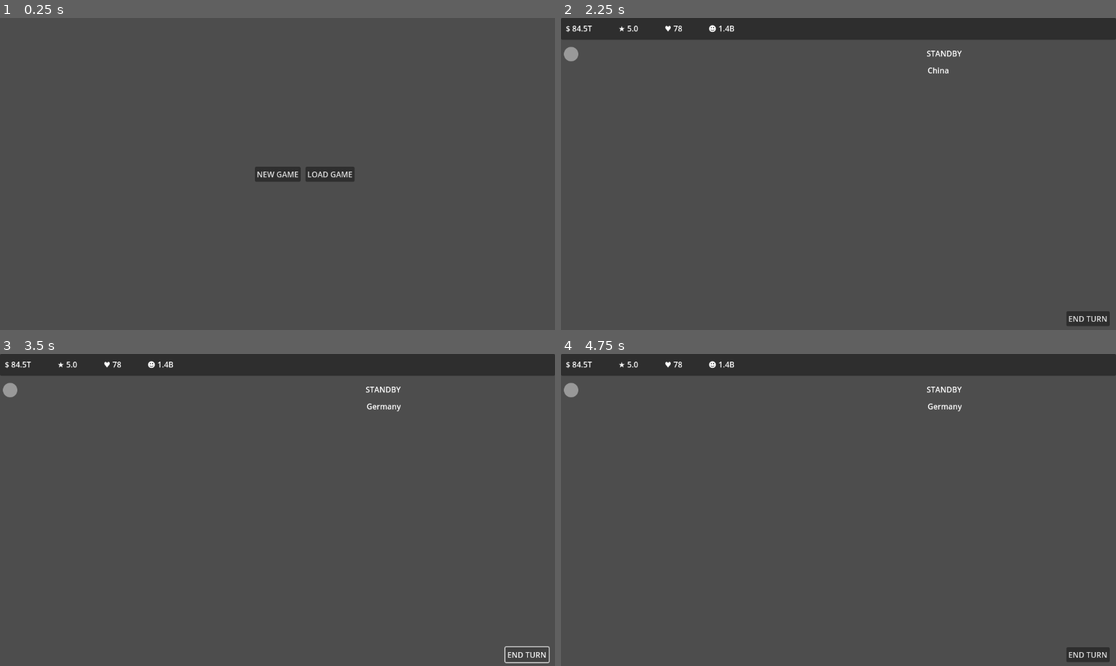
Above: before the commit, frames 1-4 (two rows, left to right).
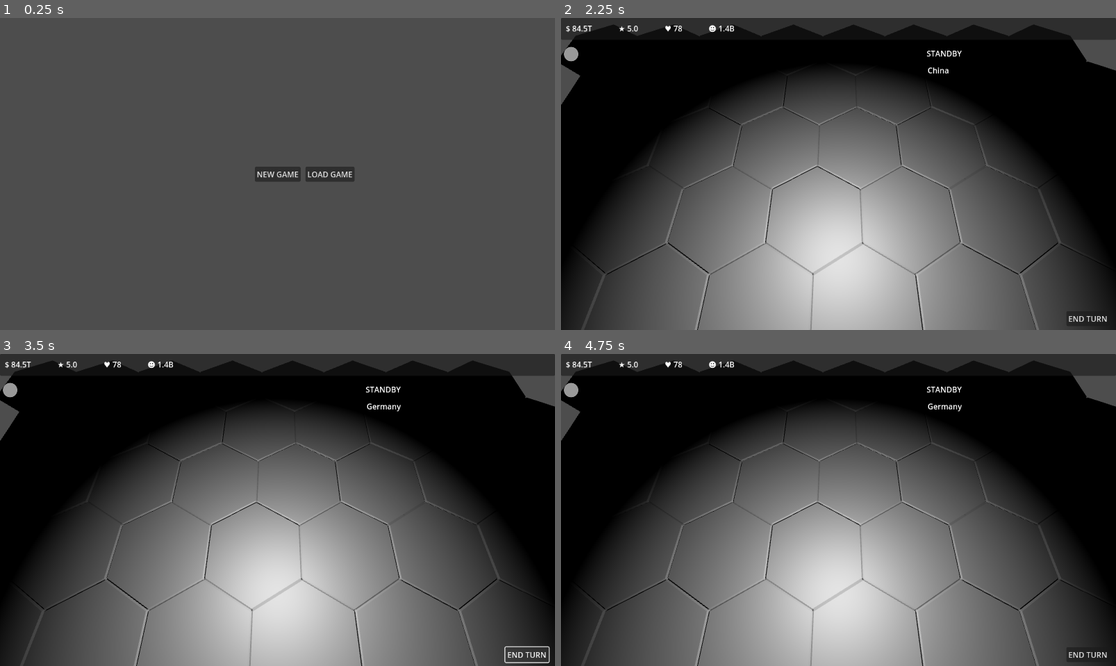
Above: after the commit, the same moments.

Repository: Bigfeta1/Political-Sim
Game: Godot game, scene res://Scenes/main_scene.tscn
Two runs of this game, one before a commit and one after it. Both use one fixed random seed, a clock stepped at 60 frames per second and the inputs below.
Inputs (mouse positions are in pixels of both pictures, inside the frame that each line leads up to):
- Up to frame 1 (0.25 s): no input
- Up to frame 2 (2.25 s): click "NEW GAME" at 0.5 s; click "NEW GAME" at 1.25 s; click "BEGIN" at 2 s
- Up to frame 3 (3.5 s): click "END TURN" at 2.75 s
- Up to frame 4 (4.75 s): click (572, 391) at 3.5 s; click "X" at 4.25 s

The runs differ from the first frame. In frame 2, 74% of the frame differs, in the area x 0-100%, y 2-100%; in frame 3, 74%; in frame 4, 74%.

Commit message:
map construction

Diff:
--- /dev/null
+++ b/Scenes/ConfigureRound/map_constructor.tscn
@@ -0,0 +1,10 @@
+[gd_scene load_steps=3 format=3 uid="uid://co8e2b6fvyafd"]
+
+[ext_resource type="Script" path="res://Scripts/Map/map_constructor.gd" id="1_map"]
+[ext_resource type="Script" path="res://Scripts/Map/tile_factory.gd" id="2_factory"]
+
+[node name="MapConstructor" type="Node"]
+script = ExtResource("1_map")
+
+[node name="TileFactory" type="Node" parent="."]
+script = ExtResource("2_factory")
--- /dev/null
+++ b/Scenes/ConfigureRound/map_graph.tscn
@@ -0,0 +1,6 @@
+[gd_scene load_steps=2 format=3]
+
+[ext_resource type="Script" uid="uid://eoj2i8vf3fp6" path="res://Scripts/Map/map_graph.gd" id="1_graph"]
+
+[node name="MapGraph" type="Node"]
+script = ExtResource("1_graph")
--- a/Scenes/ConfigureRound/round_configurator_logic.tscn
+++ b/Scenes/ConfigureRound/round_configurator_logic.tscn
@@ -7,6 +7,8 @@
 [ext_resource type="Script" uid="uid://b7mp135tu8sn7" path="res://Scripts/Logic/RoundConfigurator/create_player_country_step.gd" id="4_step"]
 [ext_resource type="Script" path="res://Scripts/Logic/RoundConfigurator/set_turn_order_step.gd" id="6_step"]
 [ext_resource type="Script" path="res://Scripts/Logic/RoundConfigurator/restore_saved_state_step.gd" id="7_step"]
+[ext_resource type="Script" path="res://Scripts/Logic/RoundConfigurator/create_map_constructor_step.gd" id="8_step"]
+[ext_resource type="Script" path="res://Scripts/Logic/RoundConfigurator/create_map_graph_step.gd" id="9_step"]
 
 [node name="RoundConfigurator" type="Node"]
 script = ExtResource("1_configurator")
@@ -23,6 +25,12 @@
 [node name="CreatePlayers" type="Node" parent="."]
 script = ExtResource("2_dqtf1")
 
+[node name="CreateMapGraph" type="Node" parent="."]
+script = ExtResource("9_step")
+
+[node name="CreateMapConstructor" type="Node" parent="."]
+script = ExtResource("8_step")
+
 [node name="SetTurnOrder" type="Node" parent="."]
 script = ExtResource("6_step")
 
--- a/Scenes/country.tscn
+++ b/Scenes/country.tscn
@@ -81,7 +81,7 @@
 
 [node name="Production" type="Node" parent="Parameters"]
 
-[node name="Factions" type="Node" parent="Parameters"]
+[node name="Legal" type="Node" parent="Parameters"]
 
+[connection signal="mortality_changed" from="Parameters/Population/Mortality" to="Parameters/Population/Count" method="_on_mortality_changed"]
 [connection signal="mortality_changed" from="Parameters/Population/Mortality" to="Parameters/Population/LifeExpectancy" method="_on_mortality_changed"]
-[connection signal="mortality_changed" from="Parameters/Population/Mortality" to="Parameters/Population/Count" method="_on_mortality_changed"]
--- a/Scenes/main_scene.tscn
+++ b/Scenes/main_scene.tscn
@@ -1,7 +1,8 @@
-[gd_scene load_steps=4 format=3 uid="uid://bb5m6fn8raaa5"]
+[gd_scene load_steps=5 format=3 uid="uid://bb5m6fn8raaa5"]
 
 [ext_resource type="Script" uid="uid://cngo4qtjt0spd" path="res://Scripts/MainScene/main_scene.gd" id="1_x6ack"]
 [ext_resource type="Script" uid="uid://vqyt2am72j8j" path="res://Scripts/Logic/state_router.gd" id="3_b48ew"]
+[ext_resource type="Script" uid="uid://kaps7gs0vwpk" path="res://Scripts/3D/3d.gd" id="4_iacmt"]
 [ext_resource type="Script" uid="uid://b8ssa1l3bgxb4" path="res://Scripts/MainScene/logic.gd" id="4_logic"]
 
 [node name="MainScene" type="Node"]
@@ -21,4 +22,16 @@
 grow_horizontal = 2
 grow_vertical = 2
 
-[node name="Node3D" type="Node3D" parent="."]
+[node name="3D" type="Node3D" parent="."]
+script = ExtResource("4_iacmt")
+
+[node name="Camera3D" type="Camera3D" parent="3D"]
+transform = Transform3D(1, 0, 0, 0, 0.38268343, 0.9238795, 0, -0.9238795, 0.38268343, 0, 3.8704584, 0)
+
+[node name="Lighting" type="Node3D" parent="3D/Camera3D"]
+transform = Transform3D(1, 0, 0, 0, 0.38268346, -0.9238795, 0, 0.92387956, 0.38268346, 0, -1.4811604, -3.5758374)
+
+[node name="OmniLight3D" type="OmniLight3D" parent="3D/Camera3D/Lighting"]
+transform = Transform3D(1, 0, 0, 0, 1, 0, 0, 0, 1, 0, 1.4070206, 0)
+
+[node name="HexTileGrid" type="Node3D" parent="3D"]
--- /dev/null
+++ b/Scripts/3D/3d.gd
@@ -0,0 +1,16 @@
+extends Node3D
+
+@onready var hex_tile_grid = $HexTileGrid
+@onready var camera = $Camera3D
+
+func get_tile_bounds() -> Rect2:
+	var tiles = hex_tile_grid.get_children()
+	var bounds = Rect2(to_ground(tiles[0].global_position), Vector2.ZERO)
+
+	for tile in tiles:
+		bounds = bounds.expand(to_ground(tile.global_position))
+
+	return bounds
+
+func to_ground(point: Vector3) -> Vector2:
+	return Vector2(point.x, point.z)
--- a/Scripts/Logic/PlayingRound/menu_state_manager.gd
+++ b/Scripts/Logic/PlayingRound/menu_state_manager.gd
@@ -4,6 +4,7 @@
 enum MenuState {
 	STANDBY,
 	DEMOGRAPHICS,
+
 }
 
 var current_menu_state: MenuState = MenuState.STANDBY
--- a/Scripts/Logic/PlayingRound/playing_round.gd
+++ b/Scripts/Logic/PlayingRound/playing_round.gd
@@ -1,6 +1,8 @@
 extends Node
 
 @onready var event_coordinators = $EventCoordinators
+@onready var input_handler = $Logic/InputHandler
 
-func initialize(country_manager, state_mngr, playing_round_ui):
+func initialize(country_manager, state_mngr, playing_round_ui, three_d):
 	event_coordinators.initialize(country_manager, state_mngr, playing_round_ui)
+	input_handler.initialize(three_d.camera, three_d.get_tile_bounds())
--- a/Scripts/Logic/PlayingRound/playing_round_input.gd
+++ b/Scripts/Logic/PlayingRound/playing_round_input.gd
@@ -1,4 +1,18 @@
 extends Node
+
+const CAMERA_SPEED = 10.0
+
+var camera
+var bounds: Rect2
+var focus_offset: Vector3
+
+func initialize(camera_reference, bounds_reference: Rect2):
+	camera = camera_reference
+	bounds = bounds_reference
+	focus_offset = camera.global_position - find_focus()
+
+func _process(delta: float) -> void:
+	move_camera(delta)
 
 func _unhandled_input(event: InputEvent) -> void:
 	if not (event is InputEventKey and event.pressed and not event.echo):
@@ -11,3 +25,38 @@
 		# Handled first: the state change frees this node, so the viewport is gone afterwards.
 		get_viewport().set_input_as_handled()
 		GameState.state_change_requested.emit(GameState.State.MAIN_MENU)
+
+#region Camera
+func move_camera(delta: float) -> void:
+	var direction = read_direction()
+	if direction == Vector3.ZERO:
+		return
+
+	var focus = camera.global_position - focus_offset + direction * CAMERA_SPEED * delta
+	focus.x = clampf(focus.x, bounds.position.x, bounds.end.x)
+	focus.z = clampf(focus.z, bounds.position.y, bounds.end.y)
+
+	camera.global_position = focus + focus_offset
+
+func read_direction() -> Vector3:
+	var forward = flatten(-camera.global_basis.z)
+	var right = flatten(camera.global_basis.x)
+	var direction = Vector3.ZERO
+
+	if Input.is_key_pressed(KEY_W):
+		direction += forward
+	if Input.is_key_pressed(KEY_S):
+		direction -= forward
+	if Input.is_key_pressed(KEY_D):
+		direction += right
+	if Input.is_key_pressed(KEY_A):
+		direction -= right
+
+	return direction.normalized()
+
+func flatten(vector: Vector3) -> Vector3:
+	return Vector3(vector.x, 0.0, vector.z).normalized()
+
+func find_focus() -> Vector3:
+	return Plane(Vector3.UP, 0.0).intersects_ray(camera.global_position, -camera.global_basis.z)
+#endregion
--- /dev/null
+++ b/Scripts/Logic/RoundConfigurator/create_map_constructor_step.gd
@@ -0,0 +1,11 @@
+extends Node
+
+const MAP_CONSTRUCTOR = "res://Scenes/ConfigureRound/map_constructor.tscn"
+
+func run(configurator):
+	var map_constructor = SceneLoader.instantiate(MAP_CONSTRUCTOR)
+	configurator.logic.add_child(map_constructor)
+	map_constructor.initialize(configurator.three_d, configurator.logic.get_system("map_graph"))
+	map_constructor.construct()
+	configurator.logic.remove_child(map_constructor)
+	map_constructor.queue_free()
--- /dev/null
+++ b/Scripts/Logic/RoundConfigurator/create_map_graph_step.gd
@@ -0,0 +1,9 @@
+extends Node
+
+const MAP_GRAPH = "res://Scenes/ConfigureRound/map_graph.tscn"
+
+func run(configurator):
+	var map_graph = SceneLoader.instantiate(MAP_GRAPH)
+	configurator.logic.add_child(map_graph)
+	configurator.logic.register("map_graph", map_graph)
+	map_graph.generate()
--- a/Scripts/Logic/RoundConfigurator/round_configurator.gd
+++ b/Scripts/Logic/RoundConfigurator/round_configurator.gd
@@ -5,6 +5,11 @@
 
 @onready var logic = get_parent()
 @onready var config = logic.get_system("round_config")
+
+var three_d
+
+func initialize(three_d_reference):
+	three_d = three_d_reference
 
 func _ready() -> void:
 	all_completed.connect(_on_all_completed)
--- a/Scripts/Logic/state_router.gd
+++ b/Scripts/Logic/state_router.gd
@@ -6,6 +6,8 @@
 var ui
 var main_menu_ui_instance: Node = null
 const MAIN_MENU_UI = "res://Scenes/MainMenu/Core/main_menu_ui.tscn"
+
+var three_d
 
 #RoundConfigurator
 const ROUND_CONFIGURATOR = "res://Scenes/ConfigureRound/round_configurator_logic.tscn"
@@ -28,9 +30,10 @@
 func _ready() -> void:
 	GameState.state_changed.connect(_on_state_changed)
 
-func initialize(logic_reference, ui_reference):
+func initialize(logic_reference, ui_reference, three_d_reference):
 	logic = logic_reference
 	ui = ui_reference
+	three_d = three_d_reference
 
 	_on_state_changed(GameState.current_state)
 
@@ -42,6 +45,7 @@
 			logic.clear()
 			create_main_menu()
 			destroy_playing_round()
+			destroy_map()
 
 		GameState.State.CONFIGURE_ROUND:
 			destroy_main_menu()
@@ -87,6 +91,7 @@
 	var configurator = SceneLoader.instantiate(ROUND_CONFIGURATOR)
 	logic.add_child(configurator)
 	logic.register("round_configurator", configurator)
+	configurator.initialize(three_d)
 
 	round_configurator_ui_instance = SceneLoader.instantiate(ROUND_CONFIGURATOR_UI)
 	ui.add_child(round_configurator_ui_instance)
@@ -101,6 +106,12 @@
 	round_configurator_ui_instance.queue_free()
 	round_configurator_ui_instance = null
 
+#endregion
+
+#region MAP
+func destroy_map():
+	for tile in three_d.hex_tile_grid.get_children():
+		tile.queue_free()
 #endregion
 
 #region PLAYING ROUND
@@ -125,7 +136,7 @@
 	playing_round_ui_instance = SceneLoader.instantiate(PLAYING_ROUND_UI)
 	ui.add_child(playing_round_ui_instance)
 
-	playing_round.initialize(logic.get_system("country_manager"), state_manager, playing_round_ui_instance)
+	playing_round.initialize(logic.get_system("country_manager"), state_manager, playing_round_ui_instance, three_d)
 
 	var player_country = logic.get_system("country_manager").get_player_country()
 	playing_round_ui_instance.initialize(state_manager, phase_manager, turn_manager, player_country)
--- a/Scripts/MainScene/main_scene.gd
+++ b/Scripts/MainScene/main_scene.gd
@@ -3,7 +3,8 @@
 @onready var logic = $Logic
 @onready var ui = $UI
 @onready var state_router = $StateRouter
+@onready var three_d = $"3D"
 
 func _ready():
 	SaveWriter.initialize(logic)
-	state_router.initialize(logic, ui)
+	state_router.initialize(logic, ui, three_d)
--- /dev/null
+++ b/Scripts/Map/map_constructor.gd
@@ -0,0 +1,13 @@
+extends Node
+
+@onready var tile_factory = $TileFactory
+
+var three_d
+var map_graph
+
+func initialize(three_d_reference, map_graph_reference):
+	three_d = three_d_reference
+	map_graph = map_graph_reference
+
+func construct() -> void:
+	tile_factory.build(map_graph.cells, three_d.hex_tile_grid)
--- /dev/null
+++ b/Scripts/Map/map_graph.gd
@@ -0,0 +1,40 @@
+extends Node
+
+const WIDTH = 8
+const HEIGHT = 8
+
+const DIRECTIONS = [
+	Vector2i(1, 0),
+	Vector2i(1, -1),
+	Vector2i(0, -1),
+	Vector2i(-1, 0),
+	Vector2i(-1, 1),
+	Vector2i(0, 1),
+]
+
+var cells := {}
+
+func generate() -> void:
+	cells.clear()
+
+	create_cells()
+	connect_neighbours()
+
+#region Cells
+func create_cells() -> void:
+	for row in HEIGHT:
+		for column in WIDTH:
+			cells[to_axial(column, row)] = []
+
+func to_axial(column: int, row: int) -> Vector2i:
+	return Vector2i(column - floori(row / 2.0), row)
+#endregion
+
+#region Neighbours
+func connect_neighbours() -> void:
+	for cell in cells:
+		for direction in DIRECTIONS:
+			var neighbour = cell + direction
+			if cells.has(neighbour):
+				cells[cell].append(neighbour)
+#endregion
--- /dev/null
+++ b/Scripts/Map/tile_factory.gd
@@ -0,0 +1,33 @@
+extends Node
+
+const HEX = "res://Assets/Tiles/Hex.glb"
+const HEX_2 = "res://Assets/Tiles/Hex2.glb"
+
+const TILE_SIZE = 1.0
+
+func build(cells: Dictionary, hex_tile_grid: Node3D) -> void:
+	var centre = find_centre(cells)
+
+	for cell in cells:
+		hex_tile_grid.add_child(create_tile(cell, centre))
+
+func create_tile(cell: Vector2i, centre: Vector3) -> Node3D:
+	var tile = SceneLoader.instantiate(HEX)
+	tile.position = to_position(cell) - centre
+	return tile
+
+func find_centre(cells: Dictionary) -> Vector3:
+	var minimum = Vector3.INF
+	var maximum = -Vector3.INF
+
+	for cell in cells:
+		var tile_position = to_position(cell)
+		minimum = minimum.min(tile_position)
+		maximum = maximum.max(tile_position)
+
+	return (minimum + maximum) / 2.0
+
+func to_position(cell: Vector2i) -> Vector3:
+	var x = TILE_SIZE * sqrt(3.0) * (cell.x + cell.y / 2.0)
+	var z = TILE_SIZE * 1.5 * cell.y
+	return Vector3(x, 0.0, z)
--- a/project.godot
+++ b/project.godot
@@ -20,3 +20,9 @@
 GameState="*res://Scripts/Autoload/game_state.gd"
 SaveWriter="*res://Scripts/Autoload/save_writer.gd"
 SceneLoader="*res://Scripts/Autoload/scene_loader.gd"
+
+[rendering]
+
+anti_aliasing/quality/msaa_3d=1
+anti_aliasing/quality/screen_space_aa=2
+anti_aliasing/quality/use_taa=true
Binary file added: Assets/Tiles/Hex.glb
Not shown, added: Assets/Tiles/Hex.glb.import
Binary file added: Assets/Tiles/Hex2.glb
Not shown, added: Assets/Tiles/Hex2.glb.import
Not shown: 1 places in Scenes/ConfigureRound/round_configurator_logic.tscn that only renumber resources
Not shown, added: Scripts/3D/3d.gd.uid
Not shown, added: Scripts/Logic/RoundConfigurator/create_map_constructor_step.gd.uid
Not shown, added: Scripts/Logic/RoundConfigurator/create_map_graph_step.gd.uid
Not shown, added: Scripts/Map/map_constructor.gd.uid
Not shown, added: Scripts/Map/map_graph.gd.uid
Not shown, added: Scripts/Map/tile_factory.gd.uid
Not shown, changed: docs/onboarding.md
